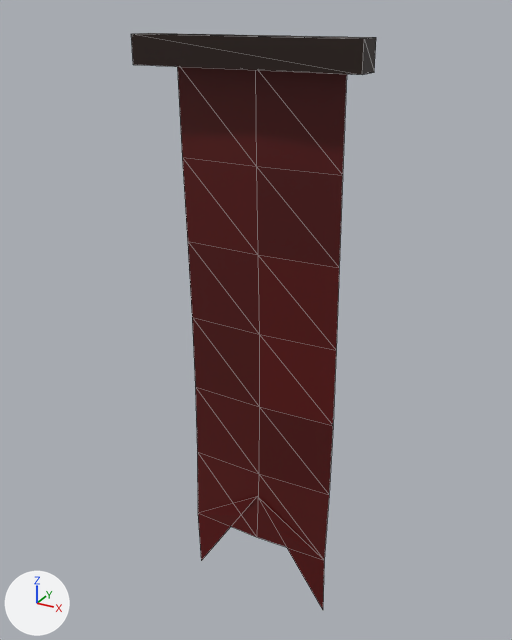
Two versions of the glTF model art/kit/glb/Banner.glb, one commit apart.
Camera for both pictures: a 50 mm lens placed at (4.88, -8.6, 0.52), pointed at (-0.06, 0.39, -3.97). The axes (+X, +Y, +Z) are drawn at lower left. The lights are the same throughout. The first picture is the older version. Mesh edges are drawn as thin lines. Vertices at exactly the same position are counted once.

The scene before the commit, as lines of its bpy script (objects in view):
```python
me_banner = bpy.data.meshes.new('Banner')
me_banner.from_pydata(...)  # 36 vertices, 40 faces; spans x -1.7..1.7, y -0.2..0.44, z -9.4..0.2
me_banner.materials.append(mat_defaultmaterial)
ob_banner = bpy.data.objects.new('Banner', me_banner)
ob_banner.location = (0.0, 0.0, 0.0)
```
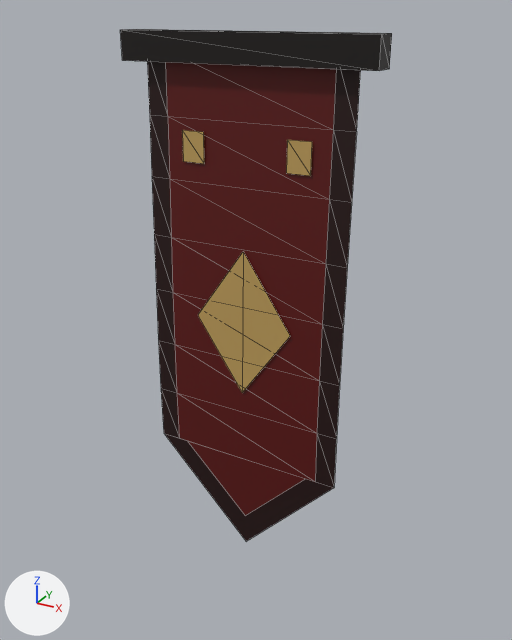
Changed parts and their boxes [x1, y1, x2, y2] in the pictures (512 x 640 px):
'Banner', reshaped (11% wider, 11% shorter)
    before: [131, 33, 376, 610]
    after: [120, 29, 392, 541]
part 1 of me_banner, added
    after: [120, 29, 392, 71]
part 2 of me_banner, added (red)
    after: [147, 61, 361, 541]
part 3 of me_banner, built on
    before: [131, 33, 376, 610]
    after: [182, 130, 312, 516]

The change in detail:
me_banner is used by ob_banner; location (0.0, 0.0, 0.0).
me_banner had 36 vertices, 40 faces and spanned x -1.7..1.7, y -0.2..0.44, z -9.4..0.2.
me_banner now has 56 vertices, 62 faces and spans x -1.9..1.9, y -0.18..0.18, z -8.0..0.25.
me_banner part 1: a new loose piece, a box spanning x -1.9..1.9, y -0.18..0.18, z -0.15..0.25, in mat_defaultmaterial.
me_banner part 2: a new loose piece of 33 vertices spanning x -1.6..1.6, y -0.15..0.0, z -8.0..0.0, in mat_defaultmaterial.
Part 3, on me_banner:
32 vertices are removed from x -1.7..1.7, y -0.2..0.44, z -9.4..0.2.
38 faces are deleted.
15 vertices are added at x -1.12..1.12, y -0.17..-0.06, z -7.42..-1.06.
7 new faces join them.
Other edits to the shape of me_banner do not show in these pictures.
